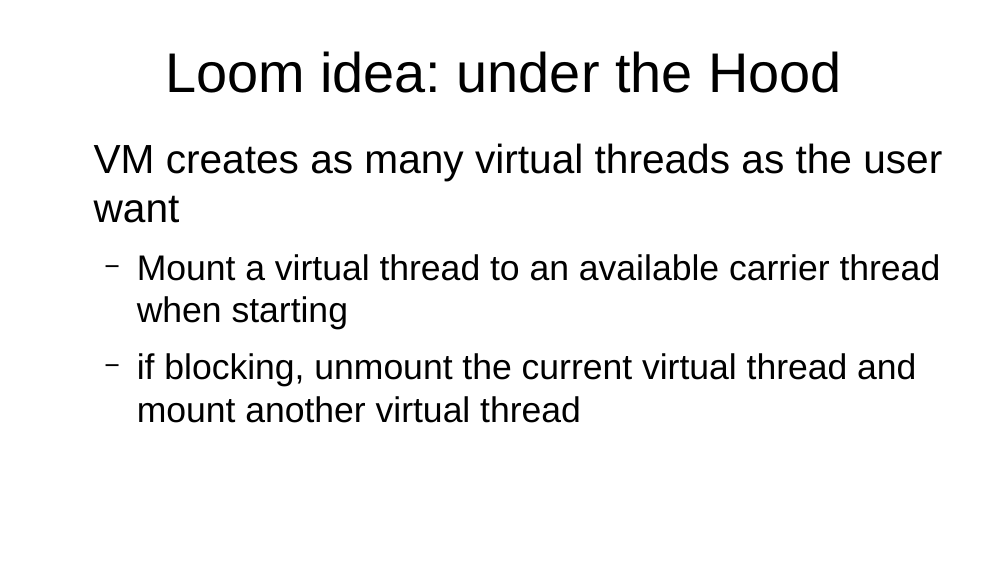
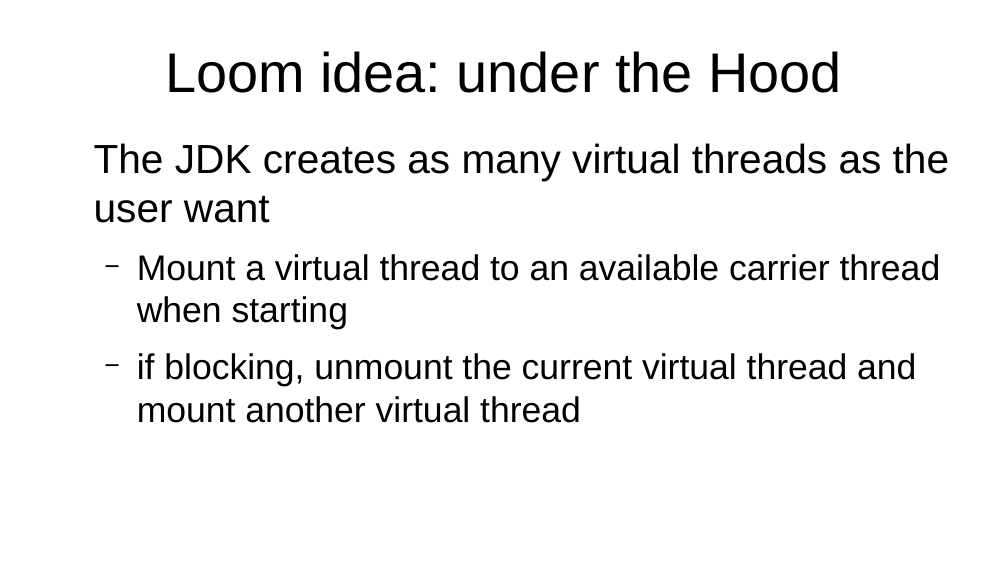
Before and after one commit to forax/loom-fiber, a slide deck: slide 33 of loom is looming.odp. Drawn at 1008x567 pixels with LibreOffice and Linux fonts; fonts in the diff are those of the drawing. Boxes give left, top, right and bottom in pixels: in the first picture for what was removed or moved away, otherwise in the second. Text is boxed around its words. In the diff, an @@ line names an element or a change of style, - is before the commit and + after.

```diff
--- a/loom is looming.odp
+++ b/loom is looming.odp
@@ text at (x1=94, y1=143, x2=949, y2=223): text changed @@
-VM creates as many virtual threads as the user want
+The JDK creates as many virtual threads as the user want
```
Also in this commit, not shown: 12 other slides changed, 1 other file.
